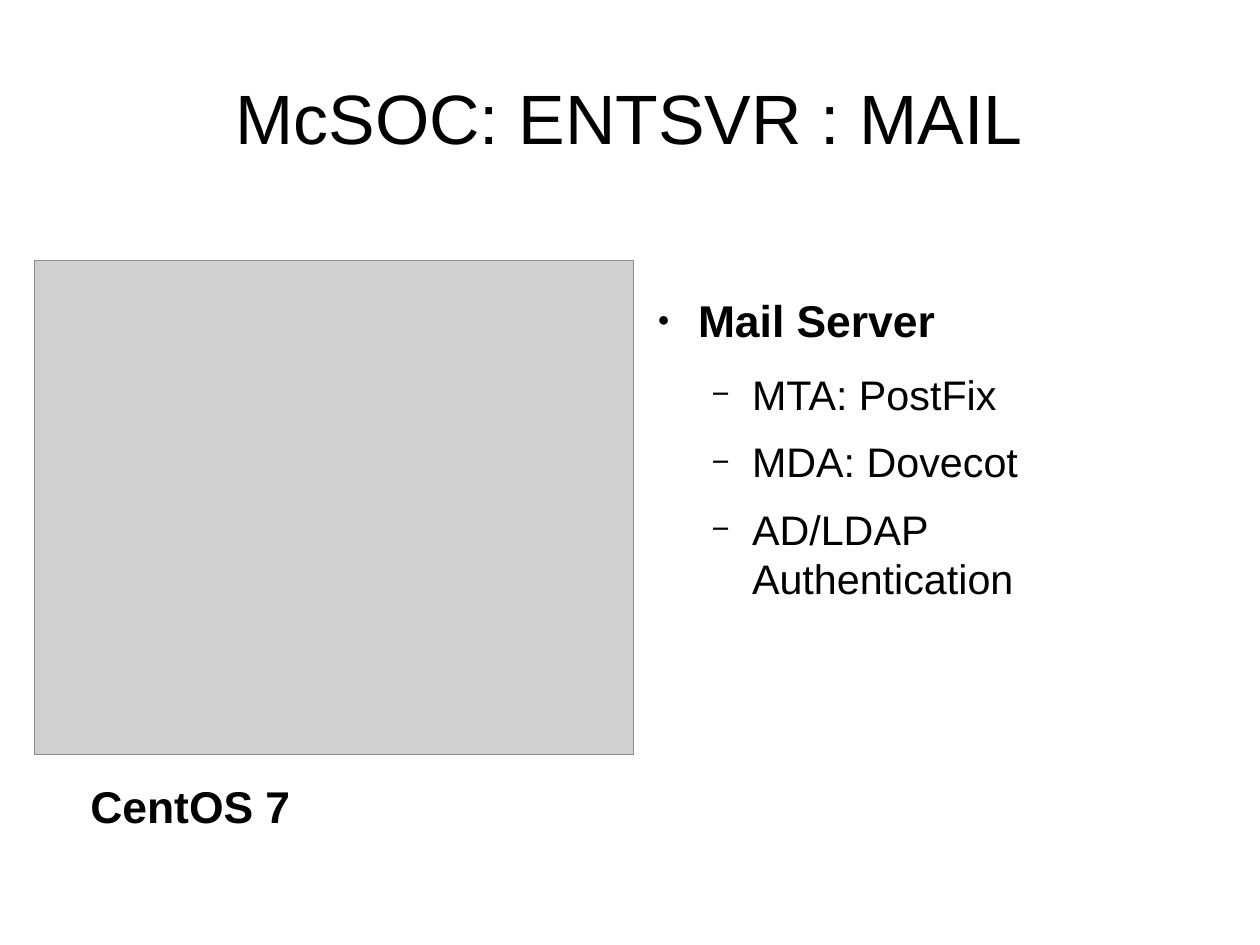
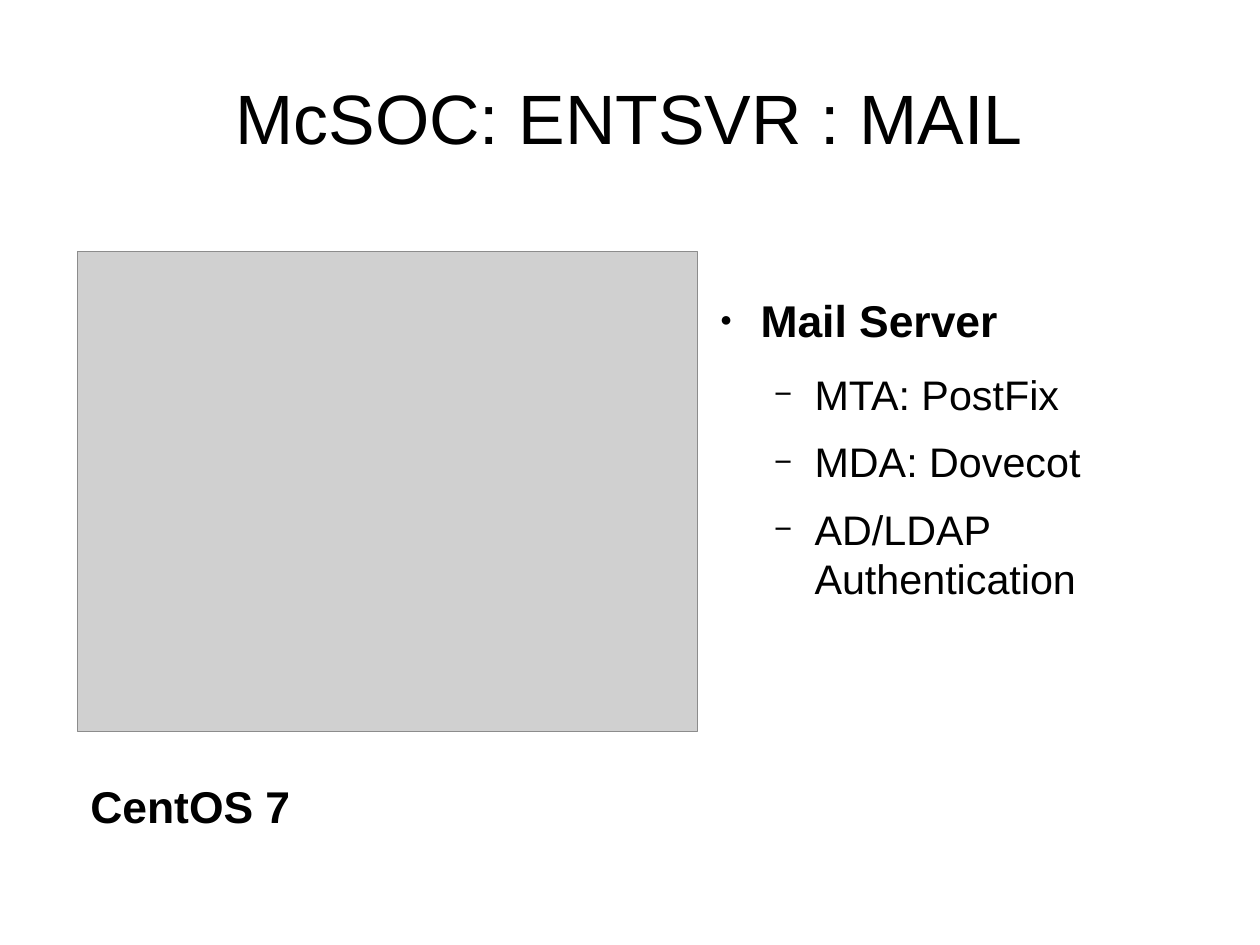
Before and after one commit to cyberxml/mcsoc, a slide deck: slide 18 of docs/McSOC Presentation.odp (slide 16 before the commit). Drawn at 1260x945 pixels with LibreOffice and Linux fonts; fonts in the diff are those of the drawing; grey boxes stand for pictures. Boxes give left, top, right and bottom in pixels: in the first picture for what was removed or moved away, otherwise in the second. Text is boxed around its words. In the diff, an @@ line names an element or a change of style, - is before the commit and + after.

```diff
--- a/docs/McSOC Presentation.odp
+++ b/docs/McSOC Presentation.odp
@@ text "Mail Server": place and size @@
-text "Mail Server" at bbox=[698, 304, 1018, 595]
+text "Mail Server" at bbox=[761, 304, 1080, 595]
@@ picture: place and size @@
-picture at bbox=[34, 261, 633, 755]
+picture at bbox=[78, 252, 697, 732]
```
Also in this commit, not shown: 6 other slides changed, 2 slides added, 31 other files.
